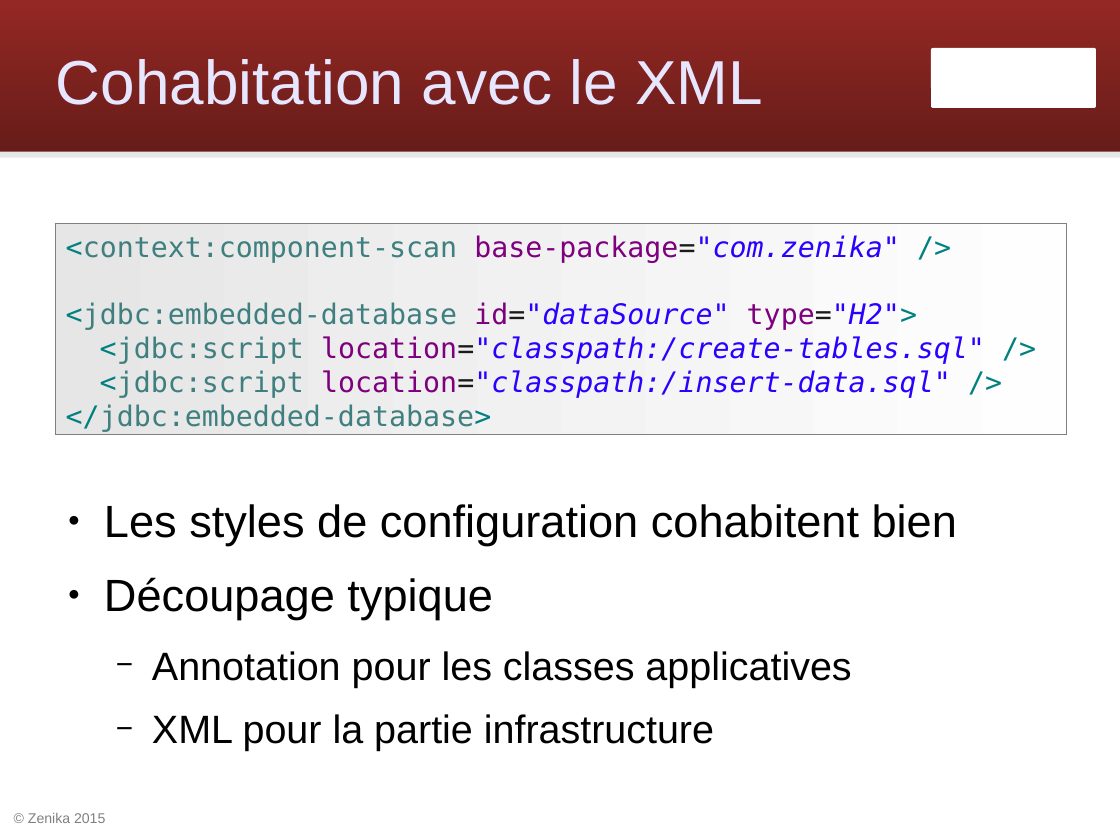
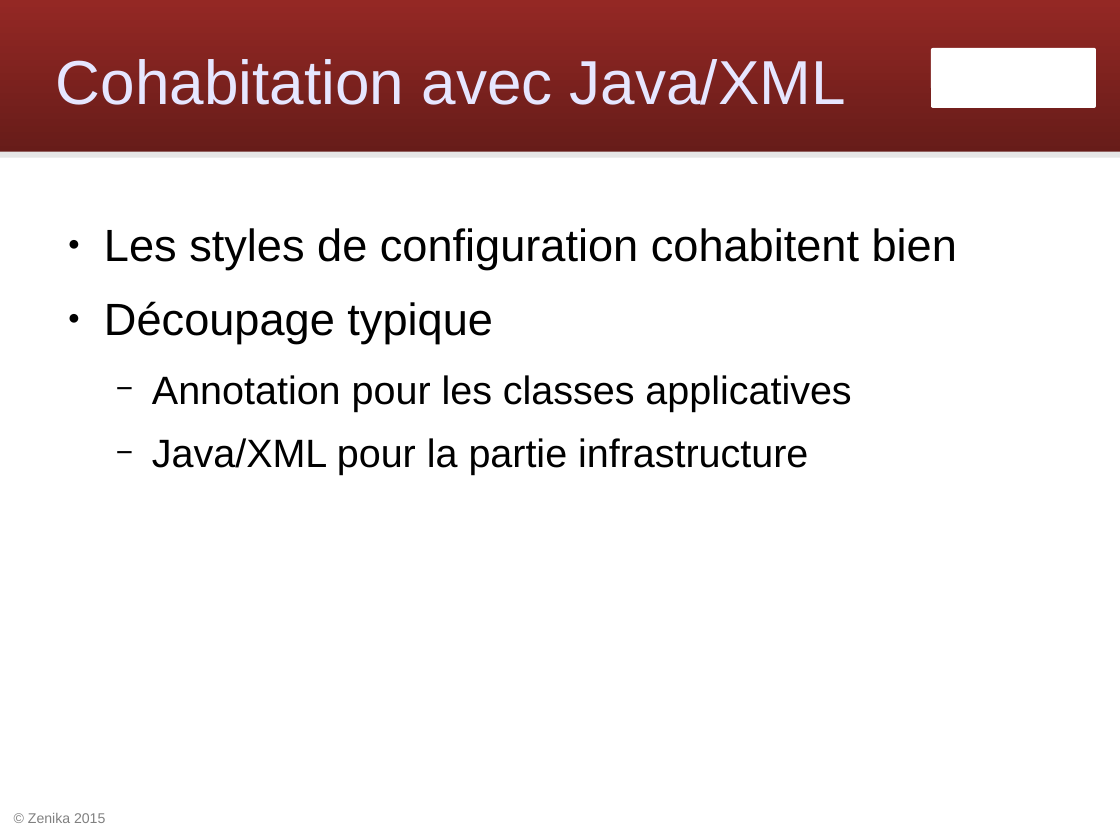
Before and after one commit to Zenika/workshop-spring-core, a slide deck: slide 41 of spring-workshop.odp (slide 40 before the commit). Drawn at 1120x840 pixels with LibreOffice and Linux fonts; fonts in the diff are those of the drawing; background and template pictures are left out. Boxes give left, top, right and bottom in pixels: in the first picture for what was removed or moved away, otherwise in the second. Text is boxed around its words. In the diff, an @@ line names an element or a change of style, - is before the commit and + after.

Commit message:
Utiliser config Java pour les annotations

```diff
--- a/spring-workshop.odp
+++ b/spring-workshop.odp
@@ title at box(56, 59, 846, 105): text changed @@
-Cohabitation avec le XML
+Cohabitation avec Java/XML
@@ text "Les styles de configuration cohabitent ...": place and size @@
-text "Les styles de configuration cohabitent ..." at box(104, 504, 957, 751)
+text "Les styles de configuration cohabitent ..." at box(104, 228, 957, 475)
@@ rectangle removed at box(56, 224, 1067, 434) @@
-<context:component-scan base-package="com.zenika" />
-<jdbc:embedded-database id="dataSource" type="H2">
-<jdbc:script location="classpath:/create-tables.sql" />
-<jdbc:script location="classpath:/insert-data.sql" />
-</jdbc:embedded-database>
@@ text at box(152, 438, 808, 475): text changed @@
-  − XML pour la partie infrastructure
+  − Java/XML pour la partie infrastructure
```
Also in this commit, not shown: 8 other slides changed, 7 slides removed, 10 other files.
